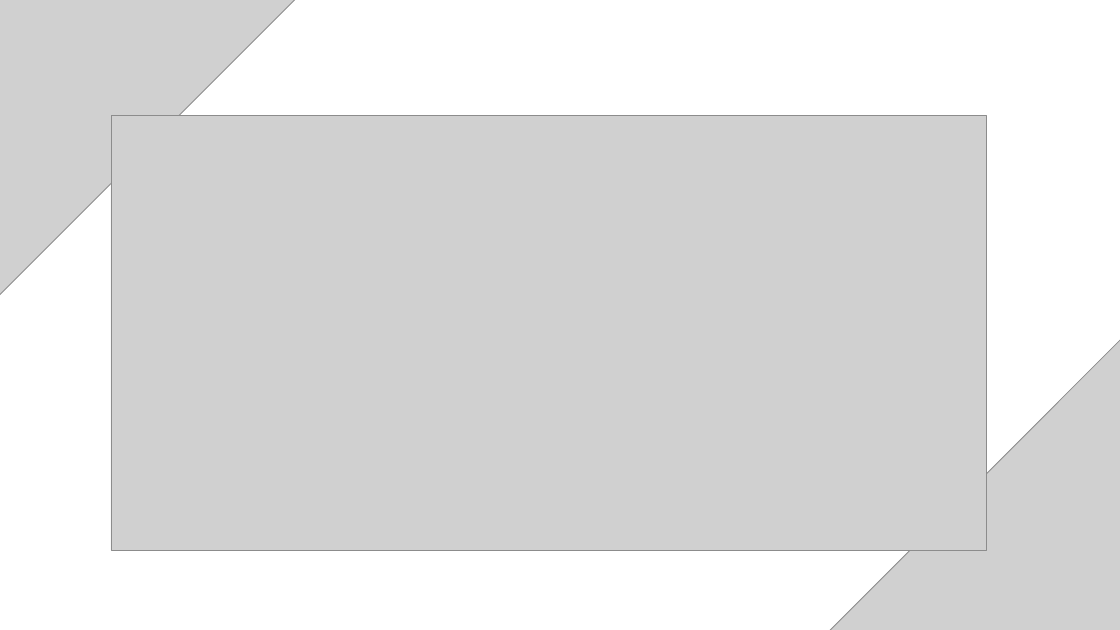
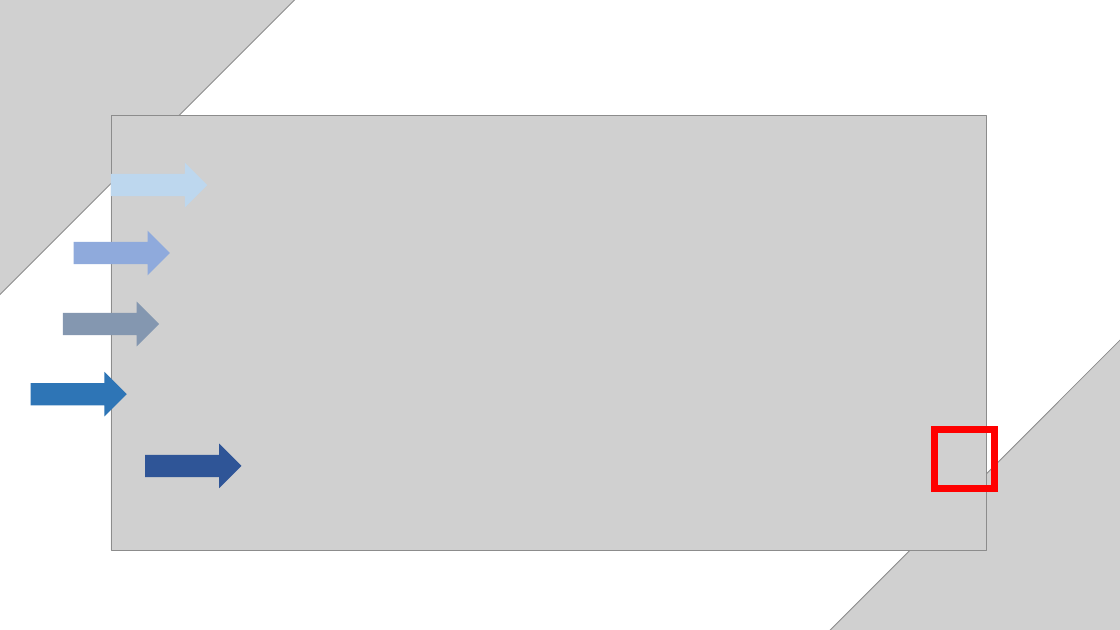
Before and after one commit to hossain-shahriar/OSHA-2021-Data-Analytics, a slide deck: slide 4 of Nutrien.pptx. Drawn at 1120x630 pixels with LibreOffice and Linux fonts; fonts in the diff are those of the drawing; grey boxes stand for pictures. Boxes give left, top, right and bottom in pixels: in the first picture for what was removed or moved away, otherwise in the second. Text is boxed around its words. In the diff, an @@ line names an element or a change of style, - is before the commit and + after.

```diff
--- a/Nutrien.pptx
+++ b/Nutrien.pptx
@@ right arrow added at <box>111,163,208,208</box>, fill #BDD7EE @@
@@ right arrow added at <box>74,231,171,276</box>, fill #8FAADC @@
@@ right arrow added at <box>63,302,160,346</box>, fill #8497B0 @@
@@ right arrow added at <box>30,372,127,417</box>, fill #2E75B6 @@
@@ right arrow added at <box>145,444,242,488</box>, fill #2F5597 @@
@@ rectangle added at <box>934,429,995,488</box>, outline #FF0000 6 pt @@
```
Also in this commit, not shown: 6 other slides changed, 2 slides added, 1 slide removed, 1 other file.
